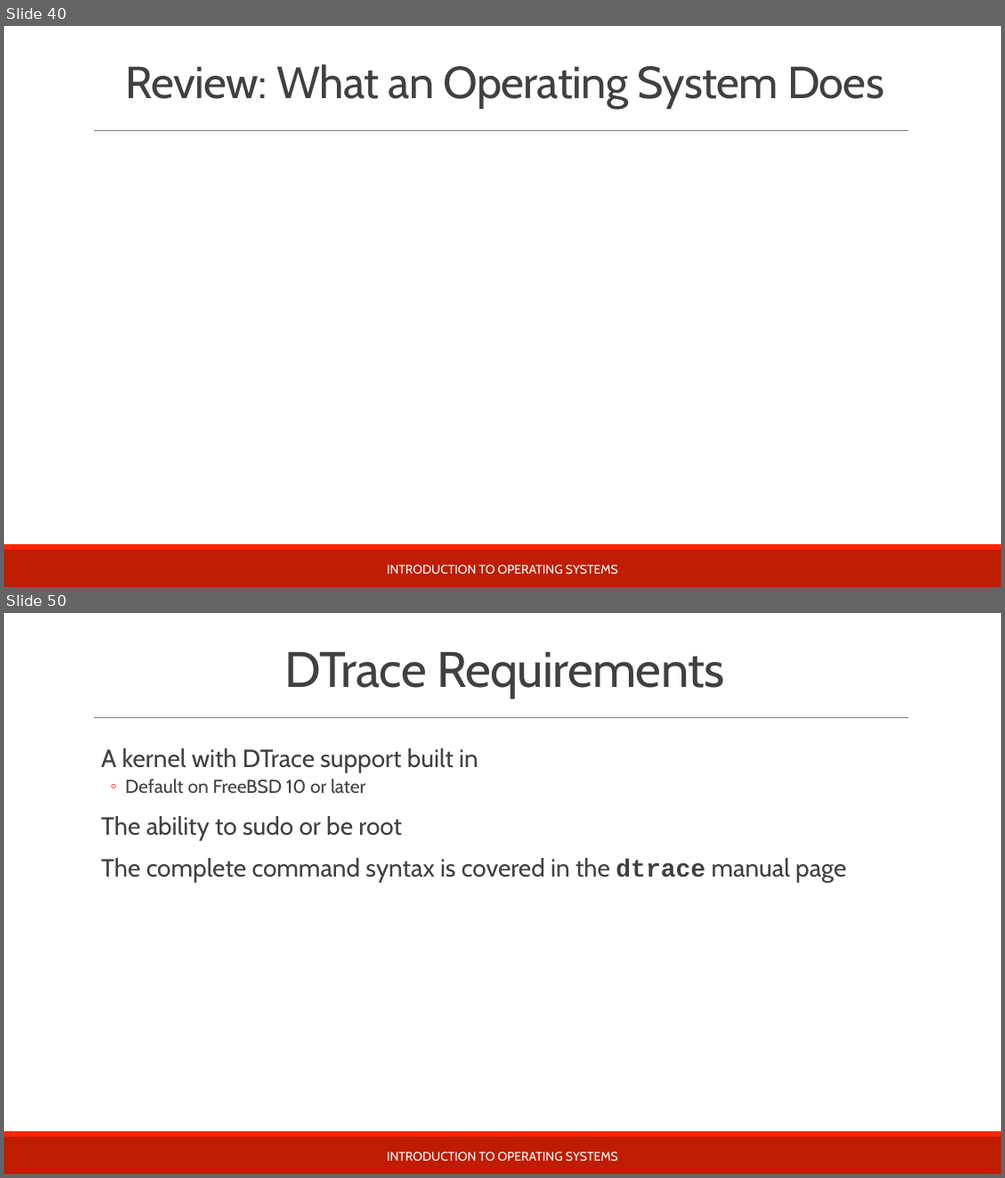
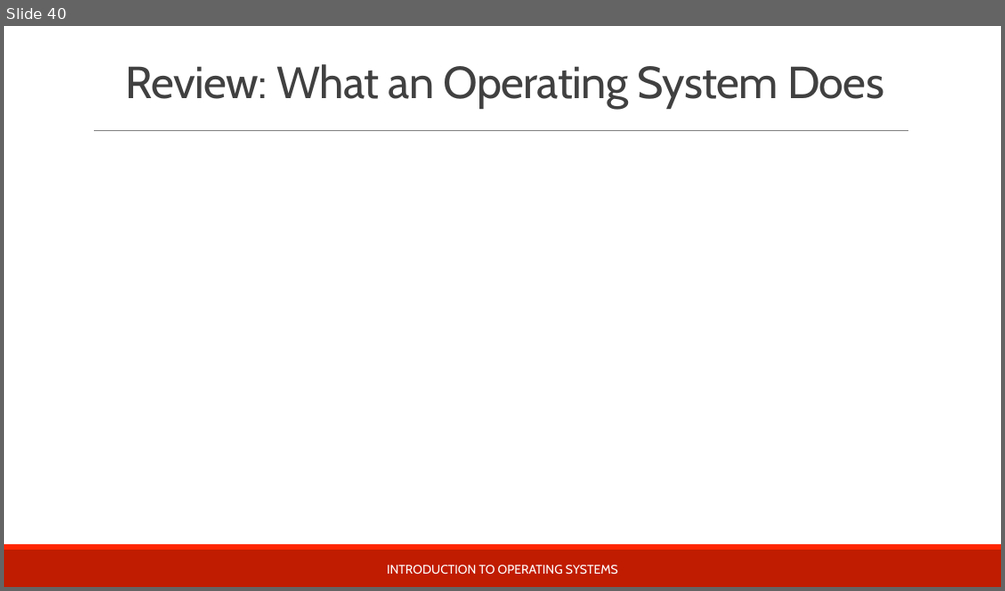
Before and after one commit to teachbsd/course, a slide deck: undergraduate/lectures/introduction.pptx. Shown one above the other, each under a label of ours: slides 40 and 50 before the commit, slide 40 after it; the slides between them are not shown. The pictures are 1005x1178 and 1005x591 pixels, drawn with LibreOffice and Linux fonts; fonts in the diff are those of the drawing; background and template pictures are left out. Boxes give left, top, right and bottom in pixels: in the first picture for what was removed or moved away, otherwise in the second. Text is boxed around its words. In the diff, an @@ line names an element or a change of style, - is before the commit and + after.

Commit message:
Move debugging and tracing slides to their own presentation. Add a new section on Kernel Services which will encompass system calls

```diff
--- a/undergraduate/lectures/introduction.pptx
+++ b/undergraduate/lectures/introduction.pptx
@@ slide 50 removed at [4, 613, 1001, 1174], background #FFFFFF; not listed: 3 template elements that a slide beside it also shows @@
@@ title removed at [285, 652, 725, 698] @@
-DTrace Requirements
@@ text removed at [101, 748, 846, 883] @@
-  A kernel with DTrace support built in
-  ◦ Default on FreeBSD 10 or later
-  The ability to sudo or be root
-  The complete command syntax is covered in the dtrace manual page
@@ text removed at [387, 1151, 618, 1161] @@
-INTRODUCTION TO OPERATING SYSTEMS
```
Also in this commit, not shown: 26 other slides removed, 2 other files.
